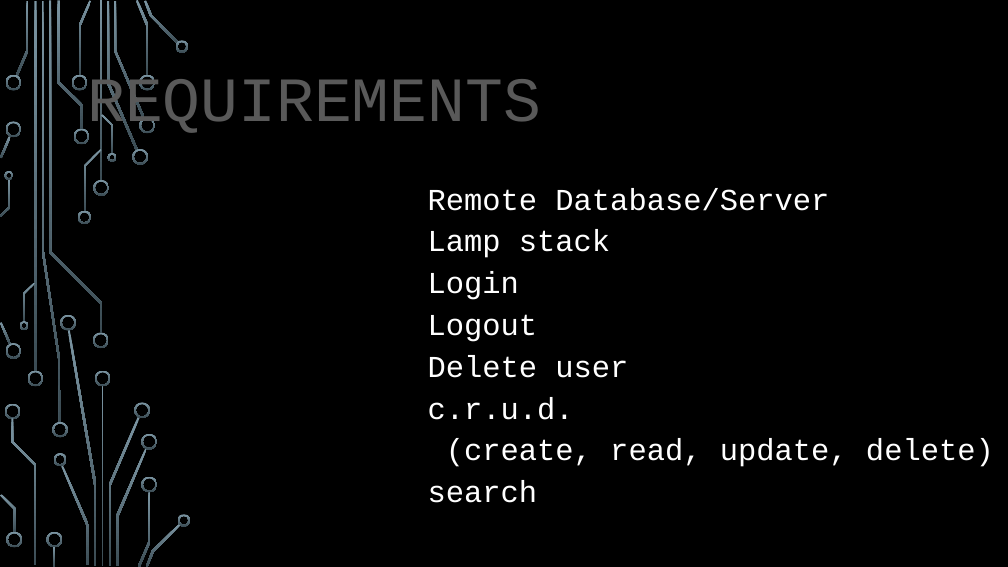
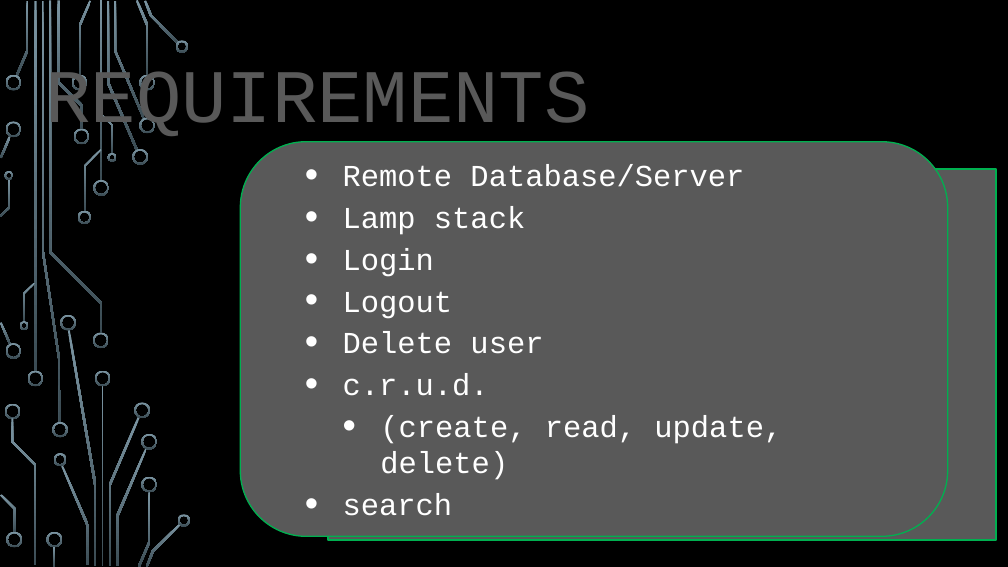
Before and after one commit to dugoatboy/COP4331-Group17-SmallProject, a slide deck: slide 3 of CONNECT.pptm. Drawn at 1008x567 pixels with LibreOffice and Linux fonts; fonts in the diff are those of the drawing; background and template pictures are left out. Boxes give left, top, right and bottom in pixels: in the first picture for what was removed or moved away, otherwise in the second. Text is boxed around its words. In the diff, an @@ line names an element or a change of style, - is before the commit and + after.

```diff
--- a/CONNECT.pptm
+++ b/CONNECT.pptm
@@ subtitle added at <box>45,67,589,143</box>, 72 pt, text #595959 @@
+REQUIREMENTS
@@ text in rounded rectangle at <box>87,76,541,138</box>: paragraph removed @@
-REQUIREMENTS
@@ rounded rectangle "Remote Database/Server": place and size @@
-rounded rectangle "Remote Database/Server" at <box>87,76,994,503</box>
+rounded rectangle "Remote Database/Server" at <box>240,141,948,536</box>
@@ rounded rectangle "Remote Database/Server" at <box>240,141,948,536</box>: bullet none to •; list level 9 to 2 in "Remote Database/Server"; list level 9 to 2 in "Lamp stack"; list level 9 to 2 in "Login"; list level 9 to 2 in "Logout"; list level 9 to 2 in "Delete user"; list level 9 to 2 in "c.r.u.d."; list level 9 to 3 in "(create, read, update, delete)"; list level 9 to 2 in "search"; vertical alignment top to middle; fill none to #595959; outline none to #00B050 1.25 pt @@
@@ rectangle added at <box>328,169,997,540</box>, fill #595959, outline #00B050 1.75 pt @@
```
Also in this commit, not shown: 5 other slides changed, 6 slides added, 4 slides removed.
